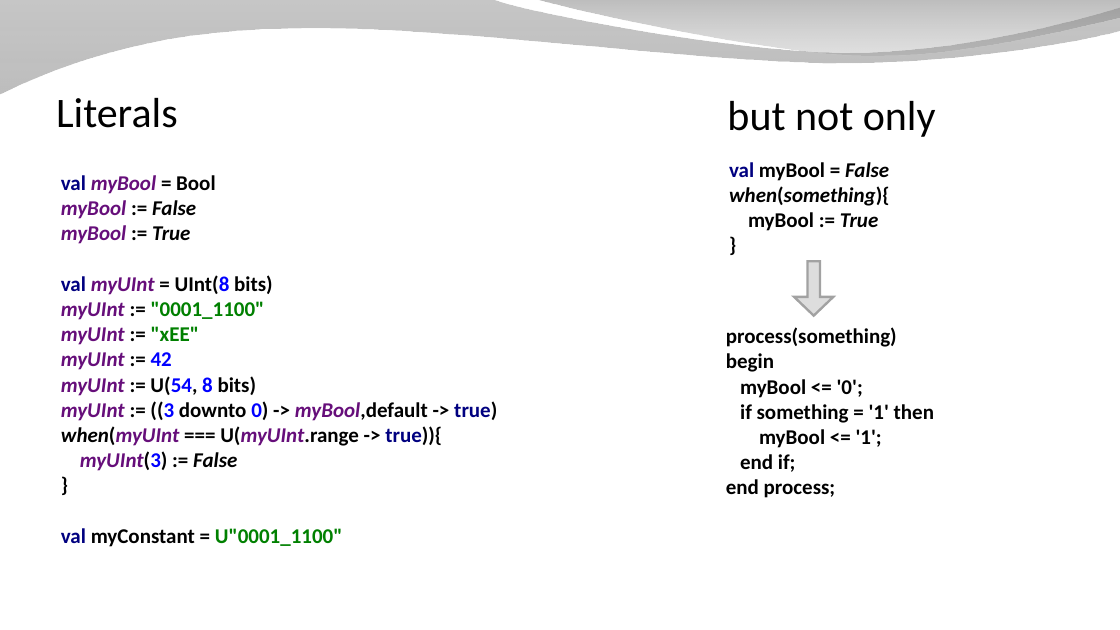
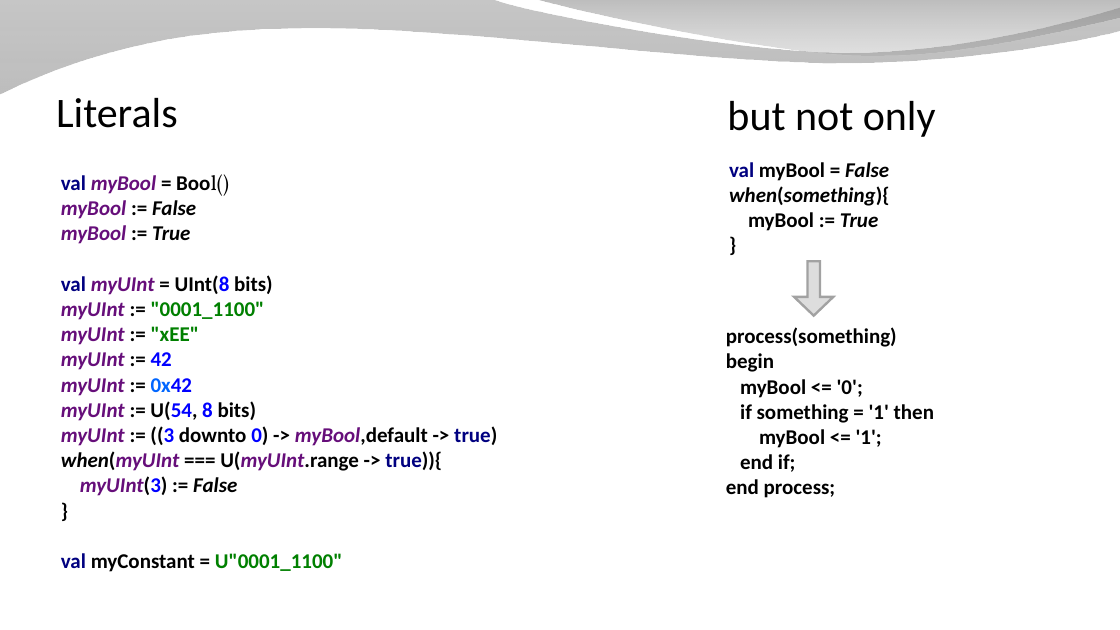
Before and after one commit to SpinalHDL/SpinalDoc, a slide deck: slide 8 of presentation/en/workshop/equivalence.odp (slide 4 before the commit). Drawn at 1120x630 pixels with LibreOffice and Linux fonts; fonts in the diff are those of the drawing; background and template pictures are left out. Boxes give left, top, right and bottom in pixels: in the first picture for what was removed or moved away, otherwise in the second. Text is boxed around its words. In the diff, an @@ line names an element or a change of style, - is before the commit and + after.

```diff
--- a/presentation/en/workshop/equivalence.odp
+++ b/presentation/en/workshop/equivalence.odp
@@ text at <box>61,174,497,496</box>: text changed @@
-val myBool = Bool
-myBool := False
-myBool := True
-val myUInt = UInt(8 bits)
-myUInt := "0001_1100"
-myUInt := "xEE"
-myUInt := 42
-myUInt := U(54, 8 bits)
-myUInt := ((3 downto 0) -> myBool,default -> true)
-when(myUInt === U(myUInt.range -> true)){
-myUInt(3) := False
-}
+val myBool = Bool()
+myBool := False
+myBool := True
+val myUInt = UInt(8 bits)
+myUInt := "0001_1100"
+myUInt := "xEE"
+myUInt := 42
+myUInt := 0x42
+myUInt := U(54, 8 bits)
+myUInt := ((3 downto 0) -> myBool,default -> true)
+when(myUInt === U(myUInt.range -> true)){
+myUInt(3) := False
+}
```
Also in this commit, not shown: 5 other slides changed, 4 slides added, 3 other files.
